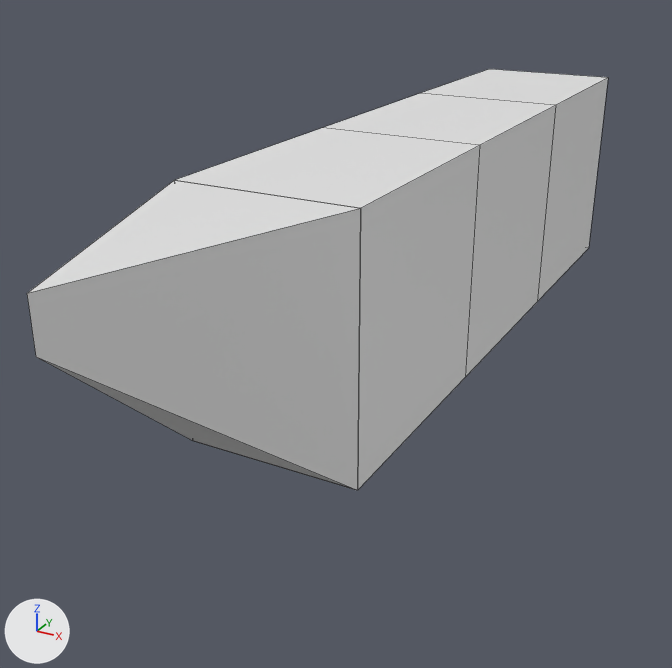
The Blender file Assets/Models/Ship4.blend: old version first, new version second.
One viewpoint serves both versions: a 50 mm camera at (1.597, -4.921, 1.28) aimed at (-0.153, -1.74, -0.311). Every picture has the same lights, and +X, +Y and +Z are marked at lower left. Mesh edges are drawn as thin lines.

Script lines for the objects in view, before the commit:
```python
me_cube_002 = bpy.data.meshes.new('Cube.002')
me_cube_002.from_pydata(...)  # 30 vertices, 23 faces; spans x -0.35..0.35, y -3.5..0.5, z -0.5..0.5
# before: 8 (0.0, -3.5, 0.34) at pixel (36, 356), 9 (0.0, -3.5, 0.5) at pixel (27, 293), 10 (-0.35, -2.5, -0.5) at pixel (192, 440), 11 (-0.35, -2.5, 0.5) at pixel (174, 180), 12 (0.35, -2.5, -0.5) at pixel (357, 490)
# before: 13 (0.35, -2.5, 0.5) at pixel (360, 208), 17 (0.35, -2.5, -0.5) at pixel (357, 490), 21 (-0.35, -2.5, -0.5) at pixel (192, 440)
ob_shippart1 = bpy.data.objects.new('ShipPart1', me_cube_002)
ob_shippart1.location = (0.0, 0.0, 0.0)
```
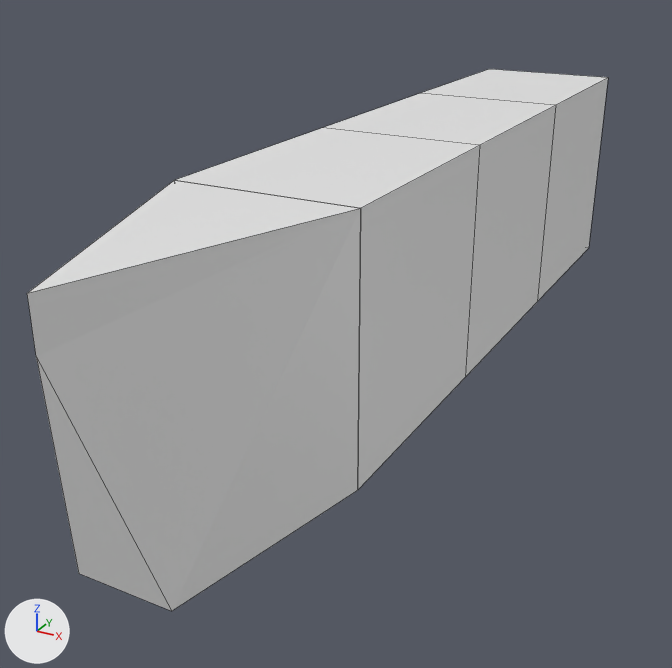
Boxes (x1, y1, x2, y2) around the edits, measured in the pictures (672 x 668 px; the box of a moved part takes in the faces that stretch with it):
'ShipPart1', reshaped (29% taller): before (27, 69, 608, 490); after (27, 69, 608, 611)
part 1 of me_cube_002, moved or reshaped: before (27, 208, 361, 490); after (27, 208, 361, 611)

Patch to the scene script:
```diff
--- a/Assets/Models/Ship4.blend.py
+++ b/Assets/Models/Ship4.blend.py
@@ me_cube_002 @@
 me_cube_002.from_pydata(...)  # 30 vertices, 23 faces; spans x -0.35..0.35, y -3.5..0.5, z -0.5..0.5
 # used by ob_shippart1; location = (0.0, 0.0, 0.0)
 # verts and faces of me_cube_002; kept vertices keep their numbers, new ones are numbered from 30
+# me_cube_002 part 1
+delete_faces([(8, 9, 11, 10), (8, 12, 13, 9), (8, 10, 12)])
+verts[30] = (-0.17, -3.3, -0.5)  # pixel (78, 573)
+verts[31] = (0.18, -3.3, -0.5)  # pixel (171, 611)
+faces += [(8, 9, 11, 10, 30), (8, 31, 12, 13, 9), (10, 21, 17, 12, 31, 30), (8, 30, 31)]
```
